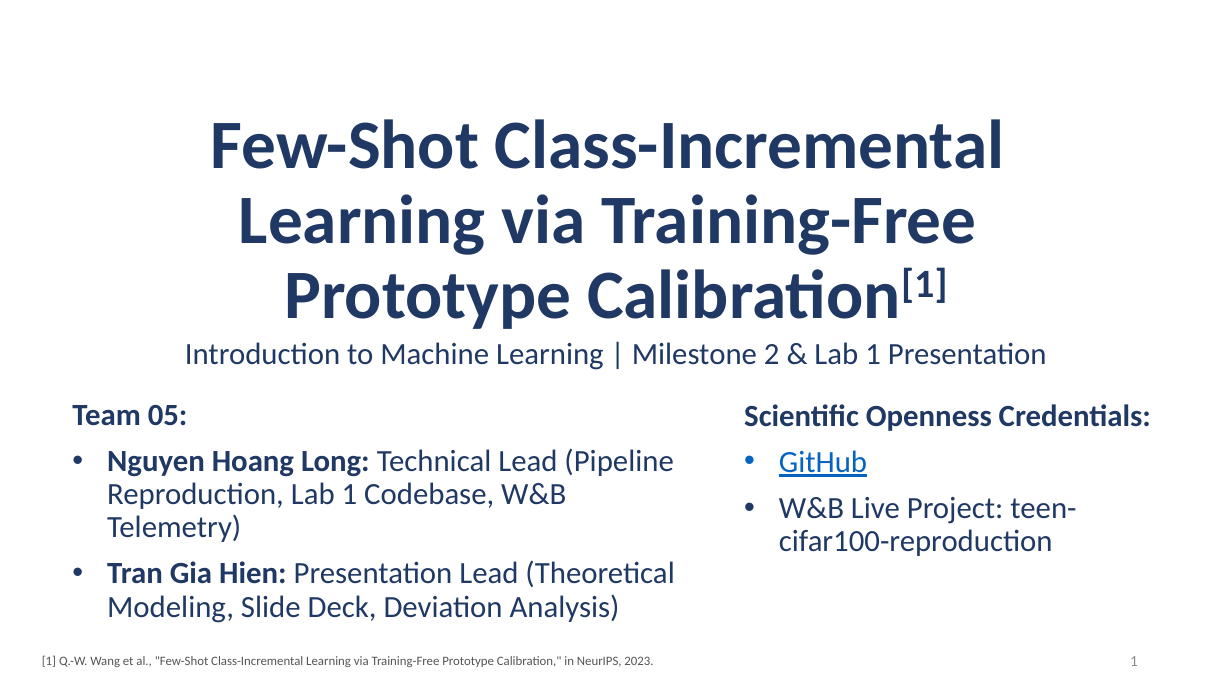
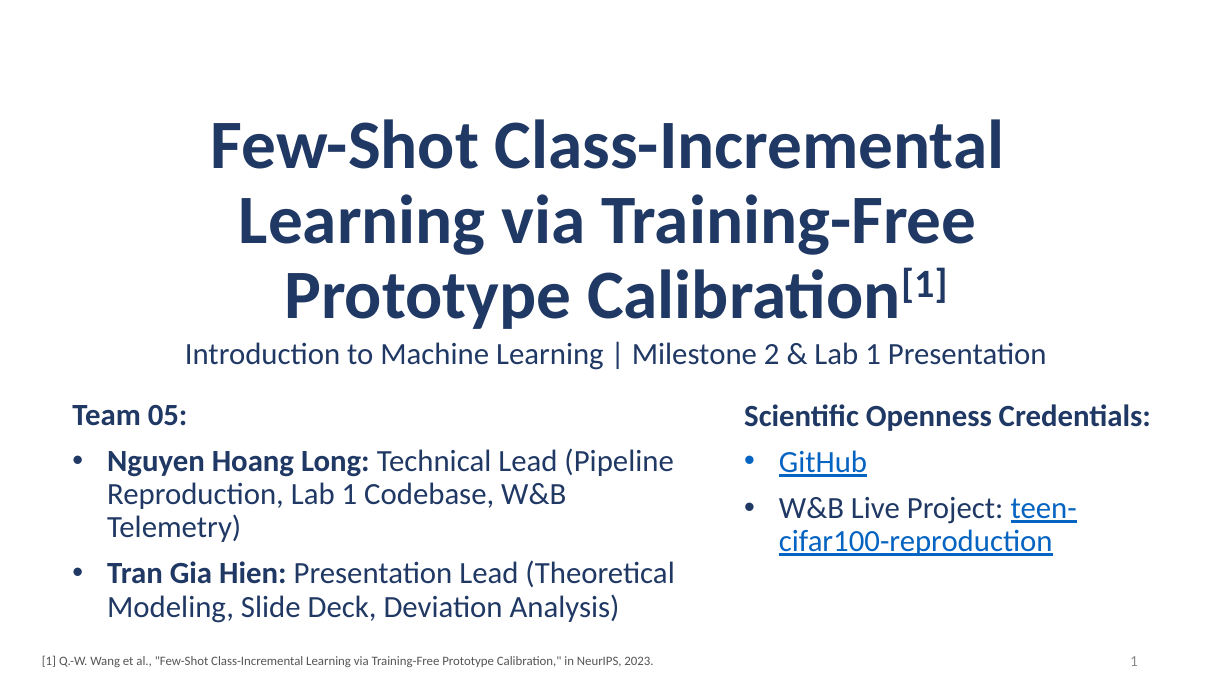
Before and after one commit to famevease/Intro2ML_Adopt-ML-paper, a slide deck: slide 1 of slides/presentation_v1.pptx. Drawn at 1232x693 pixels with LibreOffice and Linux fonts; fonts in the diff are those of the drawing. Boxes give left, top, right and bottom in pixels: in the first picture for what was removed or moved away, otherwise in the second. Text is boxed around its words. In the diff, an @@ line names an element or a change of style, - is before the commit and + after.

```diff
--- a/slides/presentation_v1.pptx
+++ b/slides/presentation_v1.pptx
@@ text at box(779, 497, 1077, 556): text colour #203864 to #0563C1, underline on in "teen-cifar100-reproduction" @@
```
Also in this commit, not shown: 3 slides added, 2 other files.
